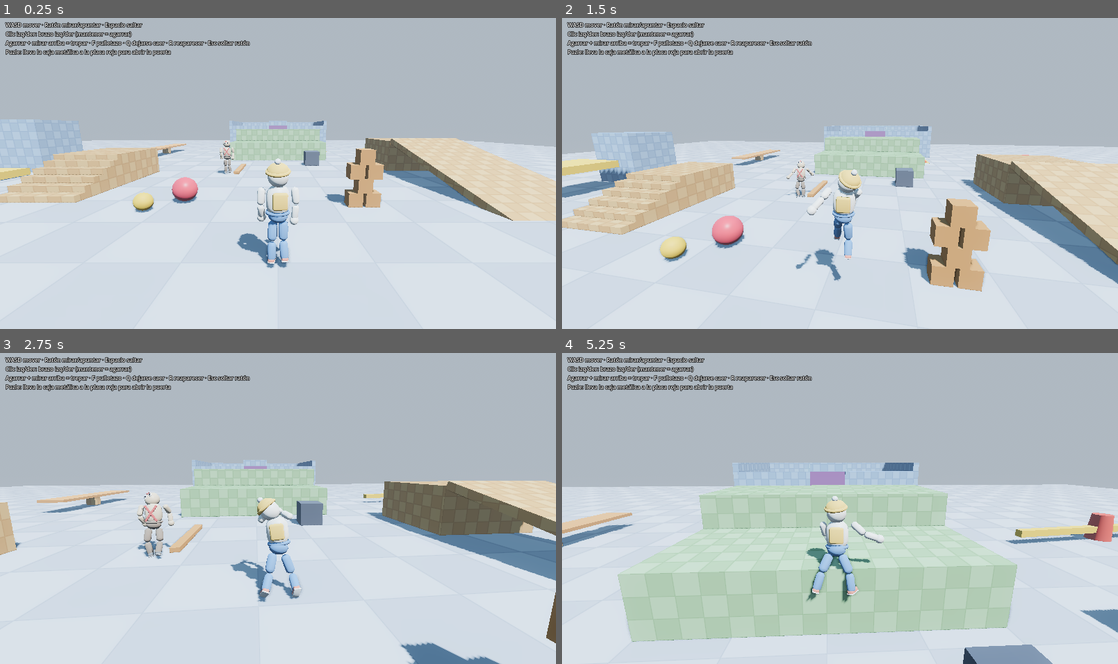
Above: before the commit, frames 1-4 (two rows, left to right).
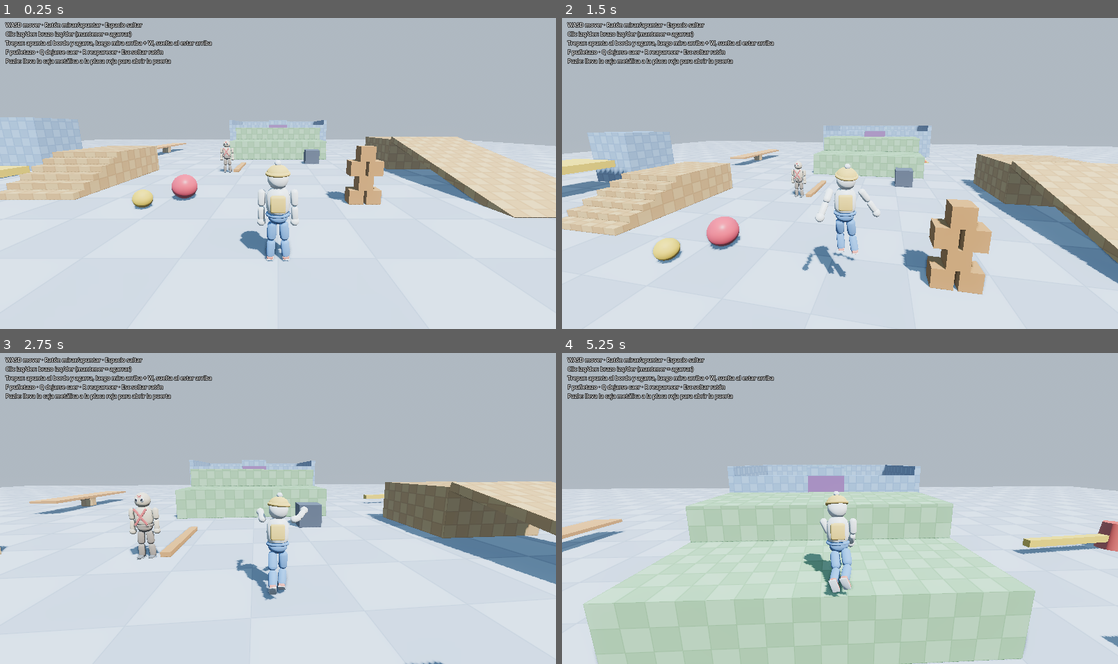
Above: after the commit, the same moments.

Repository: Tonny650/ragdoll-puzzle
Game: Godot game, scene res://scenes/levels/test_arena.tscn
Same seed, same stepped clock (60 frames per second), same inputs: the game is played once before the commit and once after it.
Inputs (mouse positions are in pixels of both pictures, inside the frame that each line leads up to):
- Up to frame 1 (0.25 s): no input
- Up to frame 2 (1.5 s): move the mouse to (867, 170) at 0.52 s; hold F (punch) 0.53-1.28 s; hold W (move_forward) from 0.53 s (still down); tap Space (jump) at 0.77 s; move the mouse to (812, 173) at 1.27 s; tap Q (go_limp) at 1.35 s
- Up to frame 3 (2.75 s): keep holding W (move_forward); tap Space (jump) at 1.52 s; tap F (punch) at 1.55, 2.3 s; move the mouse to (289, 502) at 2.02 s; press the mouse at (289, 502) at 2.03 s
- Up to frame 4 (5.25 s): keep holding W (move_forward); move the mouse to (834, 511) at 2.77 s; release the mouse at (834, 511) at 2.78 s; right-click (834, 511) at 2.85 s; tap Space (jump) at 3.02, 3.77, 4.52 s; tap F (punch) at 3.05, 4.35 s; move the mouse to (878, 511) at 3.52 s; hold F (punch) 3.53-4.28 s; move the mouse to (795, 505) at 4.27 s; move the mouse to (845, 508) at 5.02 s; hold Q (go_limp) from 5.03 s (still down)

The runs differ from the first frame. In frame 1, 5.2% of the frame differs, in the area x 0-100%, y 7-81%; in frame 2, 5.0%; in frame 3, 6.1%; in frame 4, 19%, in the area x 0-100%, y 7-100%.

Commit message:
fix: estabilizar musculos del ragdoll y mejorar escalada
- limitar la amortiguacion muscular para que sea estable con dt=1/120:
  el torso/pelvis temblaba a 15-20 rad/s por amortiguacion explicita excesiva
- brazos: control solo de direccion (sin torsion) y sin reaccion antebrazo->brazo
- trepar: doblar el torso sobre el borde y empujar la cadera por encima
- prueba de brazos usa alineacion promedio; prueba de trepar apunta al borde
  y luego mira arriba (como en HFF)
- HUD y README con la tecnica de trepar

Co-Authored-By: Claude Opus 5.5 <noreply@anthropic.com>

Diff:
--- a/scenes/levels/test_arena.tscn
+++ b/scenes/levels/test_arena.tscn
@@ -817,7 +817,7 @@
 [node name="Controls" type="Label" parent="HUD"]
 offset_left = 16.0
 offset_top = 12.0
-text = "WASD mover · Ratón mirar/apuntar · Espacio saltar\nClic izq/der: brazo izq/der (mantener = agarrar)\nAgarrar + mirar arriba = trepar · F puñetazo · Q dejarse caer · R reaparec …(90 unchanged characters)…
+text = "WASD mover · Ratón mirar/apuntar · Espacio saltar\nClic izq/der: brazo izq/der (mantener = agarrar)\nTrepar: apunta al borde y agarra, luego mira arriba + W, suelta al estar arriba\nF puñetazo · Q dejarse caer · R reaparec …(90 unchanged characters)…
 theme_override_colors/font_outline_color = Color(0, 0, 0, 1)
 theme_override_constants/outline_size = 6
 
--- a/scripts/ragdoll/ragdoll_character.gd
+++ b/scripts/ragdoll/ragdoll_character.gd
@@ -70,7 +70,8 @@
 @export var upright_stiffness := 1600.0   ## Nm/rad para mantener el torso vertical
 @export var upright_damping := 160.0
 @export var limb_frequency := 16.0        ## rigidez de piernas/brazos (rad/s)
-@export var arm_reach_frequency := 24.0   ## rigidez de brazos al apuntar/agarrar
+@export var arm_reach_frequency := 20.0   ## rigidez de brazos al apuntar/agarrar
+@export var arm_damping_ratio := 1.5      ## >1 = sin rebote; evita que el brazo tiemble al apuntar
 @export var recover_time := 1.6           ## segundos en recuperar la fuerza tras un KO
 
 @export_group("Trepar")
@@ -409,7 +410,11 @@
 		return
 	var yaw_q := Quaternion(Vector3.UP, facing_yaw)
 	var lean := 0.0
-	if want_grab[0] or want_grab[1]:
+	if climbing:
+		# Colgado: doblarse hacia delante sobre el borde al empujar (negativo = adelante).
+		var fwd := Vector3(0, 0, -1).rotated(Vector3.UP, facing_yaw)
+		lean = -0.75 if move_input.dot(fwd) > 0.3 else 0.0
+	elif want_grab[0] or want_grab[1]:
 		lean = clampf(aim_pitch, -0.9, 0.5) * 0.35
 	lean -= move_input.length() * 0.08
 	var torso_target := yaw_q * Quaternion(Vector3.RIGHT, lean)
@@ -424,8 +429,39 @@
 
 func _upright_torque(body: RigidBody3D, target: Quaternion, k: float, d: float, max_torque: float) -> void:
 	var err := _rotation_error(body.global_basis.get_rotation_quaternion(), target)
-	var torque := (err * k - body.angular_velocity * d).limit_length(max_torque)
+	var w := body.angular_velocity
+	var damp := w * d * _stable_damping_scale(body, w, d)
+	var torque := (err * k - damp).limit_length(max_torque)
 	body.apply_torque(torque)
+
+
+## Factor (0..1) que limita una amortiguacion explicita `-d*w` para que en un
+## paso de fisica no frene mas del 70 % de la velocidad. Sin esto, en piezas de
+## poca inercia (giro vertical del torso/pelvis) la amortiguacion se pasaba de
+## largo cada paso e invertia el giro: temblor permanente de 15-20 rad/s.
+func _stable_damping_scale(body: RigidBody3D, w: Vector3, d: float) -> float:
+	return _damping_scale(body, w, w * d, 0.7)
+
+
+## Igual para un torque de amortiguacion ya calculado: cuanto frenaria a `body`
+## en un paso, como fraccion de `w`. Devuelve el factor para no pasar de `max_frac`.
+func _damping_scale(body: RigidBody3D, w: Vector3, damp_torque: Vector3, max_frac: float) -> float:
+	var w2 := w.length_squared()
+	if w2 < 1e-8:
+		return 1.0
+	var dt := get_physics_process_delta_time()
+	var decel := (body.get_inverse_inertia_tensor() * damp_torque).dot(w) / w2 * dt
+	return minf(1.0, max_frac / decel) if decel > 0.0 else 1.0
+
+
+## Limite de amortiguacion de los musculos de las extremidades. La reaccion cae
+## sobre el padre (p. ej. ambas piernas sobre la pelvis), asi que alli se limita
+## a un 35 % por musculo para que la suma de varios siga siendo estable.
+func _pd_damping_scale(body: RigidBody3D, counter: RigidBody3D, rel_w: Vector3, d_t: Vector3) -> float:
+	var k := _damping_scale(body, rel_w, d_t, 0.7)
+	if counter:
+		k = minf(k, _damping_scale(counter, rel_w, d_t, 0.35))
+	return k
 
 
 # =============================================================================
@@ -477,7 +513,11 @@
 		var ph := _walk_phase + (0.0 if side == Side.LEFT else PI)
 		var thigh_pitch := sin(ph) * amp
 		var knee := -maxf(0.0, cos(ph)) * amp * 1.3 - 0.05
-		if not grounded and _no_support_timer > 0.15:
+		if climbing:
+			# trepando: rodillas arriba para subirlas al borde (no engancharse en la pared)
+			thigh_pitch = 0.7 if side == Side.LEFT else 0.5
+			knee = -1.0
+		elif not grounded and _no_support_timer > 0.15:
 			# en el aire: piernas algo recogidas
 			thigh_pitch = 0.35 if side == Side.LEFT else 0.15
 			knee = -0.6
@@ -501,9 +541,8 @@
 		if _punch_timers[side] > 0.0:
 			# Puñetazo: brazo recto y muy rigido hacia delante
 			var pdir := (yaw_q * Quaternion(Vector3.RIGHT, clampf(aim_pitch, -0.3, 0.4))) * Vector3.FORWARD
-			var t := Quaternion(Vector3.DOWN, pdir) * yaw_q
-			_pd_toward(upper, t, arm_reach_frequency * 1.6, 0.8, 500.0 * strength, torso, strength, 2.0)
-			_pd_toward(lower, t, arm_reach_frequency * 1.6, 0.8, 300.0 * strength, upper, strength)
+			_pd_aim(upper, pdir, arm_reach_frequency * 1.6, 0.8, 500.0 * strength, torso, strength, 2.0)
+			_pd_aim(lower, pdir, arm_reach_frequency * 1.6, 0.8, 300.0 * strength, null, strength)
 			_arm_gravity_compensation(side, strength)
 		elif want_grab[side] and _is_climb_anchor(side):
 			# Colgado de algo fijo: el brazo se alinea con el agarre en vez de
@@ -511,17 +550,16 @@
 			var shoulder := upper.global_transform * Vector3(0.0, 0.16, 0.0)
 			var to_hand := (_grab_joints[side] as Node3D).global_position - shoulder
 			if to_hand.length_squared() > 1e-4:
-				var t := Quaternion(Vector3.DOWN, to_hand.normalized()) * yaw_q
-				_pd_toward(upper, t, arm_reach_frequency * 0.6, 1.0, 140.0 * strength, torso, strength, 2.0)
-				_pd_toward(lower, t, arm_reach_frequency * 0.6, 1.0, 100.0 * strength, upper, strength)
+				var hdir := to_hand.normalized()
+				_pd_aim(upper, hdir, arm_reach_frequency * 0.6, 1.0, 140.0 * strength, torso, strength, 2.0)
+				_pd_aim(lower, hdir, arm_reach_frequency * 0.6, 1.0, 100.0 * strength, null, strength)
 		elif want_grab[side]:
 			# Brazo extendido hacia donde mira la camara (HFF)
 			var dir := (aim_dir + Vector3(sgn * 0.12, 0, 0).rotated(Vector3.UP, facing_yaw)).normalized()
-			var t := Quaternion(Vector3.DOWN, dir) * yaw_q
 			var holding := _grab_joints[side] != null
 			var max_t := (420.0 if holding else 260.0) * strength
-			_pd_toward(upper, t, arm_reach_frequency, 1.0, max_t, torso, strength, 2.0)
-			_pd_toward(lower, t, arm_reach_frequency, 1.0, max_t * 0.7, upper, strength)
+			_pd_aim(upper, dir, arm_reach_frequency, arm_damping_ratio, max_t, torso, strength, 2.0)
+			_pd_aim(lower, dir, arm_reach_frequency, arm_damping_ratio, max_t * 0.7, null, strength)
 			_arm_gravity_compensation(side, strength)
 		else:
 			# Brazos relajados, balanceo al caminar
@@ -565,9 +603,15 @@
 	if pushing:
 		var above := torso.global_position.y - anchor.y
 		if above > 0.1:
-			var f := fwd * total_mass * 12.0 * clampf(above * 2.0, 0.0, 1.0) * strength
-			torso.apply_central_force(f * 0.5)
-			pelvis.apply_central_force(f * 0.5)
+			# Pasar el borde: empujar sobre todo la cadera hacia delante...
+			var mantle := clampf(above * 2.0, 0.0, 1.0) * strength
+			var f := fwd * total_mass * 18.0 * mantle
+			torso.apply_central_force(f * 0.4)
+			pelvis.apply_central_force(f * 0.6)
+			# ...y subirla por encima de la arista para que no se enganche en ella.
+			var hip_err := (anchor.y + 0.3) - pelvis.global_position.y
+			if hip_err > 0.0:
+				pelvis.apply_central_force(Vector3.UP * total_mass * minf(hip_err * 40.0, 12.0) * mantle)
 
 
 ## Solo se trepa por cosas fijas o muy pesadas (no por una caja que llevas).
@@ -603,6 +647,39 @@
 	upper.apply_torque(t_shoulder)
 	torso.apply_torque(-t_shoulder)
 
+## Como _pd_toward pero solo para la DIRECCION de un hueso (su -Y local hacia
+## `target_dir`). No controla la torsion sobre su propio eje: la inercia en ese
+## eje es diminuta y controlarla hacia oscilar el antebrazo a 20+ rad/s.
+func _pd_aim(body: RigidBody3D, target_dir: Vector3, freq: float, ratio: float,
+		max_torque: float, counter: RigidBody3D = null, gain: float = 1.0, inertia_scale: float = 1.0) -> void:
+	if gain <= 0.0 or max_torque <= 0.0:
+		return
+	var cur := -body.global_basis.y
+	var axis := cur.cross(target_dir)
+	var s := axis.length()
+	var angle := atan2(s, cur.dot(target_dir))
+	var err := Vector3.ZERO
+	if s > 1e-6:
+		err = axis / s * angle
+	elif cur.dot(target_dir) < 0.0:
+		# exactamente opuesto: girar sobre cualquier eje perpendicular
+		err = body.global_basis.x * PI
+	var rel_w := body.angular_velocity
+	if counter:
+		rel_w -= counter.angular_velocity
+	rel_w -= cur * rel_w.dot(cur)  # amortiguar solo el balanceo, no la torsion
+	var inertia := body.get_inverse_inertia_tensor().inverse() * inertia_scale
+	var p_t := inertia * (err * freq * freq * gain)
+	var d_t := inertia * (rel_w * 2.0 * ratio * freq * sqrt(gain))
+	d_t *= _pd_damping_scale(body, counter, rel_w, d_t)
+	var torque := p_t - d_t
+	torque -= cur * torque.dot(cur)  # sin componente de torsion
+	torque = torque.limit_length(max_torque)
+	body.apply_torque(torque)
+	if counter:
+		counter.apply_torque(-torque)
+
+
 ## Torque PD que lleva `body` hacia la orientacion mundial `target`.
 ## Si `counter` no es null aplica el torque opuesto al padre (accion-reaccion).
 func _pd_toward(body: RigidBody3D, target: Quaternion, freq: float, ratio: float,
@@ -613,9 +690,11 @@
 	var rel_w := body.angular_velocity
 	if counter:
 		rel_w -= counter.angular_velocity
-	var accel := err * freq * freq * gain - rel_w * 2.0 * ratio * freq * sqrt(gain)
-	var inertia := body.get_inverse_inertia_tensor().inverse()
-	var torque := (inertia * accel * inertia_scale).limit_length(max_torque)
+	var inertia := body.get_inverse_inertia_tensor().inverse() * inertia_scale
+	var p_t := inertia * (err * freq * freq * gain)
+	var d_t := inertia * (rel_w * 2.0 * ratio * freq * sqrt(gain))
+	d_t *= _pd_damping_scale(body, counter, rel_w, d_t)
+	var torque := (p_t - d_t).limit_length(max_torque)
 	body.apply_torque(torque)
 	if counter:
 		counter.apply_torque(-torque)
--- a/tests/test_climb.gd
+++ b/tests/test_climb.gd
@@ -22,13 +22,15 @@
 	player._spawn_xform = Transform3D(Basis.IDENTITY, Vector3(0, 0.05, -7.3))
 	player.respawn()
 	_steps = [
-		# 1) levantar los brazos mirando arriba ANTES de llegar al muro
+		# 1) levantar los brazos apuntando al borde ANTES de llegar al muro
 		[1.0, func():
-			cam.pitch = 0.55
+			cam.pitch = 0.1
 			Input.action_press("grab_left")
 			Input.action_press("grab_right")],
-		# 2) caminar hacia el muro: las manos pasan por encima del borde y lo agarran
+		# 2) caminar hacia el muro: las manos llegan al borde y lo agarran
 		[1.6, func(): Input.action_press("move_forward")],
+		# 3) ya agarrado, mirar hacia arriba para izarse
+		[2.6, func(): cam.pitch = 0.6],
 		[3.5, func():
 			_assert("grab_ledge", player.is_grabbing(0) or player.is_grabbing(1),
 				"L=%s R=%s" % [player.is_grabbing(0), player.is_grabbing(1)])],
--- a/tests/test_ragdoll.gd
+++ b/tests/test_ragdoll.gd
@@ -9,6 +9,7 @@
 var _steps: Array = []
 var _mark := Vector3.ZERO
 var _done := false
+var _arm_dots := [[], []]
 
 
 func _ready() -> void:
@@ -33,14 +34,12 @@
 		[14.0, _check_standing.bind("recover_after_ko")],
 		[14.0, func(): Input.action_press("grab_left"); Input.action_press("grab_right")],
 		[15.0, func():
-			var hl := player.get_hand_position(0)
-			var hr := player.get_hand_position(1)
-			var aim := player.get_aim_direction()
-			_assert("arms_raise", hl.y > player.get_center().y - 0.1 and hr.y > player.get_center().y - 0.1,
-				"handL_y=%.2f handR_y=%.2f torso_y=%.2f aim_pitch=%.2f dotL=%.2f dotR=%.2f grabL=%s grabR=%s" % [
-				hl.y, hr.y, player.get_center().y, player.aim_pitch,
-				(-player.get_lower_arm(0).global_basis.y).dot(aim), (-player.get_lower_arm(1).global_basis.y).dot(aim),
-				player.get_grabbed(0), player.get_grabbed(1)])
+			# brazos apuntando a la mira: promedio de cos(angulo) en los ultimos 0,4 s
+			var avg_l := _avg(_arm_dots[0])
+			var avg_r := _avg(_arm_dots[1])
+			_assert("arms_raise", avg_l > 0.9 and avg_r > 0.9,
+				"avg_dotL=%.2f avg_dotR=%.2f min_dotL=%.2f min_dotR=%.2f" % [
+				avg_l, avg_r, _arm_dots[0].min(), _arm_dots[1].min()])
 			Input.action_release("grab_left"); Input.action_release("grab_right")],
 		[17.0, _check_standing.bind("stand_final")],
 		# --- agarrar y arrastrar la caja pesada ---
@@ -70,10 +69,24 @@
 		var c := player.get_center()
 		print("METRIC t=%.1f pos=(%.2f, %.2f, %.2f) up=%.2f grounded=%s strength=%.2f" % [
 			t, c.x, c.y, c.z, player.get_torso().global_basis.y.dot(Vector3.UP), player.grounded, player.strength])
+	if t > 14.6 and t < 15.0:
+		# muestras para la prueba arms_raise (promedio, no un solo fotograma)
+		var aim := player.get_aim_direction()
+		for side in 2:
+			_arm_dots[side].append((-player.get_lower_arm(side).global_basis.y).dot(aim))
 	while not _steps.is_empty() and t >= _steps[0][0]:
 		(_steps.pop_front()[1] as Callable).call()
 	if _done:
 		get_tree().quit()
+
+
+func _avg(values: Array) -> float:
+	if values.is_empty():
+		return 0.0
+	var total := 0.0
+	for v in values:
+		total += v
+	return total / values.size()
 
 
 func _check_standing(name: String) -> void:
Binary file changed: docs/screenshot.png
